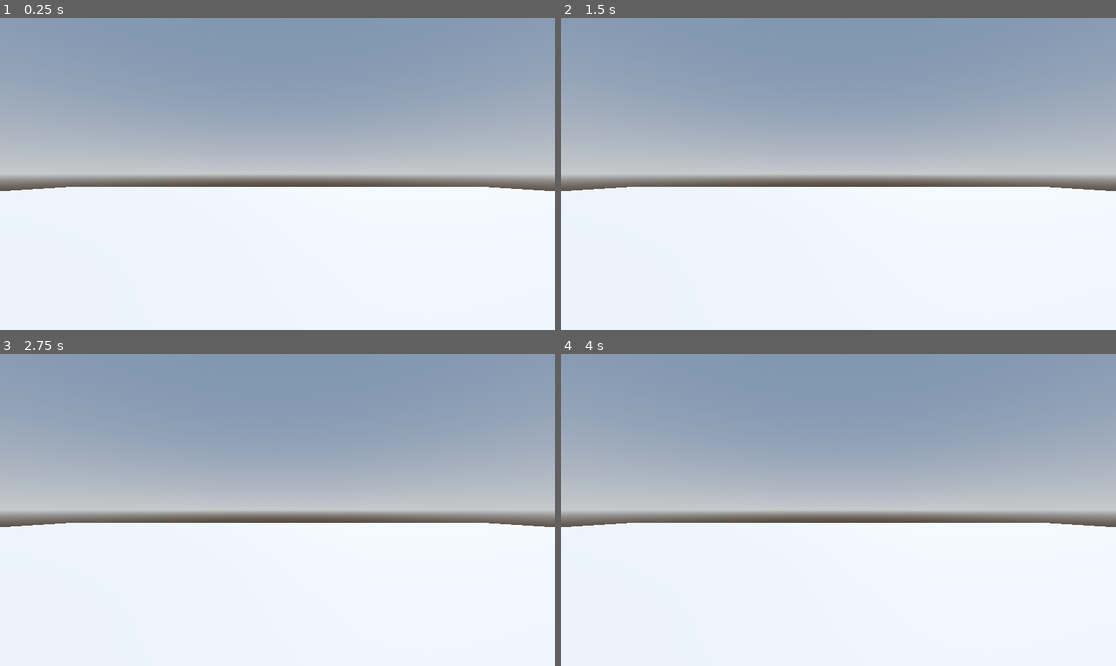
Above: before the commit, frames 1-4 (two rows, left to right).
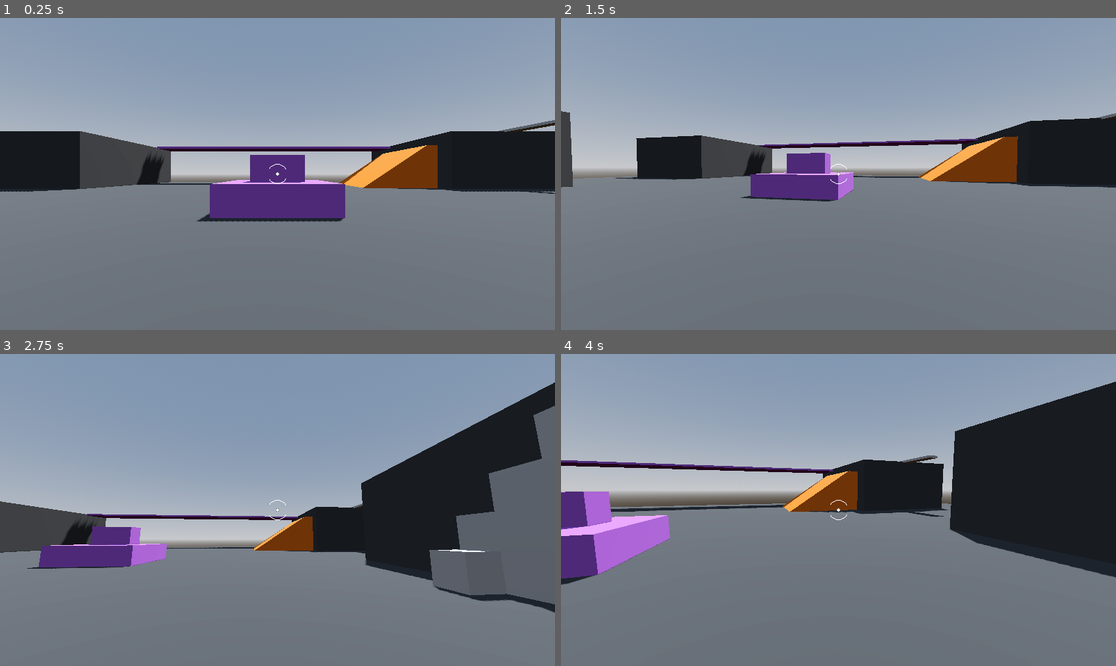
Above: after the commit, the same moments.

Repository: brianlove/Udemy-Godot-Robo-Rampage
Game: Godot game, scene res://Levels/Sandbox.tscn
The game is run twice, just before and just after one commit, with the same random seed, the same clock (stepped at 60 frames per second) and the same inputs.
Inputs (mouse positions are in pixels of both pictures, inside the frame that each line leads up to):
- Up to frame 1 (0.25 s): no input
- Up to frame 2 (1.5 s): tap Enter at 0.5 s; move the mouse to (960, 158) at 0.52 s; hold D (move_right, bound only after the commit) 0.53-1.28 s; tap Space (jump, bound only after the commit) at 0.6, 0.77, 1.07, 1.35 s; move the mouse to (727, 189) at 1.27 s; hold S (move_back, bound only after the commit) from 1.28 s (still down)
- Up to frame 3 (2.75 s): tap Space (jump, bound only after the commit) at 1.52, 1.82, 2.1 s; move the mouse to (333, 441) at 2.02 s; release S (move_back, bound only after the commit) at 2.03 s; hold D (move_right, bound only after the commit) from 2.03 s (still down)
- Up to frame 4 (4 s): move the mouse to (810, 572) at 2.77 s; release D (move_right, bound only after the commit) at 2.78 s; hold W (move_forward, bound only after the commit) 2.78-3.53 s; tap Space (jump, bound only after the commit) at 2.85, 3.02, 3.32, 3.6, 3.77 s; move the mouse to (1005, 556) at 3.52 s; hold A (move_left, bound only after the commit) from 3.53 s (still down)

The runs differ from the first frame. In frame 1, 59% of the frame differs, in the area x 0-100%, y 32-100%; in frame 2, 59%; in frame 3, 60%; in frame 4, 66%, in the area x 0-100%, y 8-100%.

Commit message:
Add movement, looking, and basic sandbox
Add first-person movement, looking, and jumping.  Add a reticle to the
player's view.  Add basic obstacles in the sandbox for demonstration.

Lessons 68-73

Diff:
--- /dev/null
+++ b/Levels/Materials/GrayMaterial.tres
@@ -0,0 +1,4 @@
+[gd_resource type="StandardMaterial3D" format=3 uid="uid://epwrbmpeiffu"]
+
+[resource]
+albedo_color = Color(0.196078, 0.196078, 0.196078, 1)
--- /dev/null
+++ b/Levels/Materials/OrangeMaterial.tres
@@ -0,0 +1,4 @@
+[gd_resource type="StandardMaterial3D" format=3 uid="uid://c1j1u8hp7a6kl"]
+
+[resource]
+albedo_color = Color(0.741176, 0.360784, 0.0117647, 1)
--- /dev/null
+++ b/Levels/Materials/PurpleMaterial.tres
@@ -0,0 +1,4 @@
+[gd_resource type="StandardMaterial3D" format=3 uid="uid://c538um3yy31ms"]
+
+[resource]
+albedo_color = Color(0.545098, 0.301961, 0.698039, 1)
--- a/Levels/Sandbox.tscn
+++ b/Levels/Sandbox.tscn
@@ -1,4 +1,9 @@
-[gd_scene load_steps=4 format=3 uid="uid://cvqyu0ob5s6h5"]
+[gd_scene load_steps=8 format=3 uid="uid://cvqyu0ob5s6h5"]
+
+[ext_resource type="PackedScene" uid="uid://cpyhpqavnaiij" path="res://Player/Player.tscn" id="1_7vbjx"]
+[ext_resource type="Material" uid="uid://epwrbmpeiffu" path="res://Levels/Materials/GrayMaterial.tres" id="1_yodl7"]
+[ext_resource type="Material" uid="uid://c538um3yy31ms" path="res://Levels/Materials/PurpleMaterial.tres" id="3_a4brh"]
+[ext_resource type="Material" uid="uid://c1j1u8hp7a6kl" path="res://Levels/Materials/OrangeMaterial.tres" id="4_qe54k"]
 
 [sub_resource type="ProceduralSkyMaterial" id="ProceduralSkyMaterial_vlrs4"]
 sky_horizon_color = Color(0.64625, 0.65575, 0.67075, 1)
@@ -24,8 +29,169 @@
 
 [node name="Floor" type="CSGBox3D" parent="."]
 transform = Transform3D(1, 0, 0, 0, 1, 0, 0, 0, 1, 0, -0.5, 0)
+material_override = ExtResource("1_yodl7")
 use_collision = true
 size = Vector3(64, 1, 64)
 
-[node name="Camera3D" type="Camera3D" parent="."]
-transform = Transform3D(1, 0, 0, 0, 1, 0, 0, 0, 1, 0, 2, 0)
+[node name="Player" parent="." instance=ExtResource("1_7vbjx")]
+transform = Transform3D(1, 0, 0, 0, 1, 0, 0, 0, 1, 0, 1, 0)
+
+[node name="LevelObjects" type="Node3D" parent="."]
+
+[node name="Platform" type="CSGBox3D" parent="LevelObjects"]
+transform = Transform3D(1, 0, 0, 0, 1, 0, 0, 0, 1, 0, 0.5, -8)
+material_override = ExtResource("3_a4brh")
+use_collision = true
+size = Vector3(4, 1, 4)
+
+[node name="CSGBox3D" type="CSGBox3D" parent="LevelObjects/Platform"]
+transform = Transform3D(1, 0, 0, 0, 1, 0, 0, 0, 1, 0, 1, 0)
+size = Vector3(2, 1, 1)
+
+[node name="Building" type="CSGBox3D" parent="LevelObjects"]
+transform = Transform3D(1, 0, 0, 0, 1, 0, 0, 0, 1, 20, 2.5, -25)
+use_collision = true
+size = Vector3(10, 5, 15)
+material = ExtResource("1_yodl7")
+
+[node name="Building2" type="CSGBox3D" parent="LevelObjects"]
+transform = Transform3D(1, 0, 0, 0, 1, 0, 0, 0, 1, 20, 2.5, 0)
+use_collision = true
+size = Vector3(10, 5, 15)
+material = ExtResource("1_yodl7")
+
+[node name="Building3" type="CSGBox3D" parent="LevelObjects"]
+transform = Transform3D(1, 0, 0, 0, 1, 0, 0, 0, 1, 20, 2.5, 21.7843)
+use_collision = true
+size = Vector3(10, 5, 15)
+material = ExtResource("1_yodl7")
+
+[node name="Building4" type="CSGBox3D" parent="LevelObjects"]
+transform = Transform3D(1, 0, 0, 0, 1, 0, 0, 0, 1, -22, 2.5, -25)
+use_collision = true
+size = Vector3(10, 5, 15)
+material = ExtResource("1_yodl7")
+
+[node name="Building5" type="CSGBox3D" parent="LevelObjects"]
+transform = Transform3D(1, 0, 0, 0, 1, 0, 0, 0, 1, -22, 2.5, 0)
+use_collision = true
+size = Vector3(10, 5, 15)
+material = ExtResource("1_yodl7")
+
+[node name="Building6" type="CSGBox3D" parent="LevelObjects"]
+transform = Transform3D(1, 0, 0, 0, 1, 0, 0, 0, 1, -22, 2.5, 21.7843)
+use_collision = true
+size = Vector3(10, 5, 15)
+material = ExtResource("1_yodl7")
+
+[node name="Stairs" type="Node3D" parent="LevelObjects"]
+transform = Transform3D(1, 0, 0, 0, 1, 0, 0, 0, 1, 6.5, 0, 0)
+
+[node name="CSGBox3D" type="CSGBox3D" parent="LevelObjects/Stairs"]
+transform = Transform3D(1, 0, 0, 0, 1, 0, 0, 0, 1, 7, 0.5, 0)
+use_collision = true
+
+[node name="CSGBox3D2" type="CSGBox3D" parent="LevelObjects/Stairs"]
+transform = Transform3D(1, 0, 0, 0, 1, 0, 0, 0, 1, 8, 1, 0)
+use_collision = true
+size = Vector3(1, 2, 1)
+
+[node name="CSGBox3D3" type="CSGBox3D" parent="LevelObjects/Stairs"]
+transform = Transform3D(1, 0, 0, 0, 1, 0, 0, 0, 1, 8, 1.5, 1)
+use_collision = true
+size = Vector3(1, 3, 1)
+
+[node name="CSGBox3D4" type="CSGBox3D" parent="LevelObjects/Stairs"]
+transform = Transform3D(1, 0, 0, 0, 1, 0, 0, 0, 1, 8, 2, 2)
+use_collision = true
+size = Vector3(1, 4, 1)
+
+[node name="CSGBox3D" type="CSGBox3D" parent="LevelObjects"]
+transform = Transform3D(1, 0, 0, 0, 1, 0, 0, 0, 1, 22, 5, 10)
+use_collision = true
+size = Vector3(1, 0.2, 2)
+
+[node name="CSGBox3D2" type="CSGBox3D" parent="LevelObjects"]
+transform = Transform3D(1, 0, 0, 0, 1, 0, 0, 0, 1, 20, 5, 12)
+use_collision = true
+size = Vector3(1, 0.2, 2)
+
+[node name="CSGBox3D3" type="CSGBox3D" parent="LevelObjects"]
+transform = Transform3D(1, 0, 0, 0, 1, 0, 0, 0, 1, 20, 5, -9)
+use_collision = true
+size = Vector3(1, 0.2, 4)
+
+[node name="CSGBox3D4" type="CSGBox3D" parent="LevelObjects"]
+transform = Transform3D(1, 0, 0, 0, 1, 0, 0, 0, 1, 20, 5, -16)
+use_collision = true
+size = Vector3(1, 0.2, 4)
+
+[node name="Slope" type="CSGPolygon3D" parent="LevelObjects"]
+transform = Transform3D(1, 0, 0, 0, 1, 0, 0, 0, 1, 8, 0, -19)
+use_collision = true
+polygon = PackedVector2Array(0, 0, 6, 0, 6, 4)
+depth = 8.0
+material = ExtResource("4_qe54k")
+
+[node name="CSGBox3D5" type="CSGBox3D" parent="LevelObjects"]
+transform = Transform3D(1, 0, 0, 0, 1, 0, 0, 0, 1, 14.5, 2, -23)
+material_override = ExtResource("4_qe54k")
+use_collision = true
+size = Vector3(1, 4, 8)
+
+[node name="CSGBox3D6" type="CSGBox3D" parent="LevelObjects"]
+transform = Transform3D(1, 0, 0, 0, 1, 0, 0, 0, 1, 8, 4.8, -29)
+use_collision = true
+size = Vector3(16, 0.2, 4)
+material = ExtResource("3_a4brh")
+
+[node name="CSGBox3D7" type="CSGBox3D" parent="LevelObjects"]
+transform = Transform3D(1, 0, 0, 0, 1, 0, 0, 0, 1, -8, 4.8, -29)
+use_collision = true
+size = Vector3(16, 0.2, 4)
+material = ExtResource("3_a4brh")
+
+[node name="CSGCylinder3D" type="CSGCylinder3D" parent="LevelObjects"]
+transform = Transform3D(1, 0, 0, 0, 1, 0, 0, 0, 1, -2, 1, 21)
+use_collision = true
+radius = 6.0
+sides = 16
+material = ExtResource("4_qe54k")
+
+[node name="CSGCylinder3D2" type="CSGCylinder3D" parent="LevelObjects"]
+transform = Transform3D(1, 0, 0, 0, 1, 0, 0, 0, 1, -9, 1.5, 17)
+use_collision = true
+radius = 4.0
+height = 3.0
+sides = 16
+material = ExtResource("4_qe54k")
+
+[node name="CSGCylinder3D3" type="CSGCylinder3D" parent="LevelObjects"]
+transform = Transform3D(1, 0, 0, 0, 1, 0, 0, 0, 1, -13, 2, 20)
+use_collision = true
+radius = 2.0
+height = 4.0
+sides = 16
+material = ExtResource("4_qe54k")
+
+[node name="CSGCylinder3D4" type="CSGCylinder3D" parent="LevelObjects"]
+transform = Transform3D(1, 0, 0, 0, 1, 0, 0, 0, 1, -13, 2.5, 23)
+use_collision = true
+radius = 2.0
+height = 5.0
+sides = 16
+material = ExtResource("4_qe54k")
+
+[node name="CSGCylinder3D5" type="CSGCylinder3D" parent="LevelObjects"]
+transform = Transform3D(1, 0, 0, 0, 1, 0, 0, 0, 1, -13, 3, 26)
+use_collision = true
+radius = 1.5
+height = 6.0
+sides = 16
+material = ExtResource("4_qe54k")
+
+[node name="CSGBox3D8" type="CSGBox3D" parent="LevelObjects"]
+transform = Transform3D(1, 0, 0, 0, 1, 0, 0, 0, 1, -2, 0.5, 14)
+use_collision = true
+size = Vector3(4, 1, 4)
+material = ExtResource("4_qe54k")
--- /dev/null
+++ b/Player/Crosshair.gd
@@ -0,0 +1,12 @@
+@tool
+extends Control
+
+func _draw() -> void:
+	draw_circle(Vector2.ZERO, 4, Color.DIM_GRAY)
+	draw_circle(Vector2.ZERO, 3, Color.WHITE)
+	draw_arc(Vector2.ZERO, 20, PI / 6, 5 * PI / 6, 64, Color.WHITE)
+	draw_arc(Vector2.ZERO, 20, -PI / 6, -5 * PI / 6, 64, Color.WHITE)
+	#draw_line(Vector2(16, 0), Vector2(24, 0), Color.WHITE)
+	#draw_line(Vector2(-16, 0), Vector2(-24, 0), Color.WHITE)
+	#draw_line(Vector2(0, 16), Vector2(0, 24), Color.WHITE)
+	#draw_line(Vector2(0, -16), Vector2(0, -24), Color.WHITE)
--- /dev/null
+++ b/Player/Player.gd
@@ -0,0 +1,61 @@
+extends CharacterBody3D
+
+
+const MOUSE_SENSITIVITY = 0.001
+const SPEED = 5.0
+const JUMP_VELOCITY = 4.5
+
+@export var fall_multiplier: float = 2.5
+@export var jump_height: float = 1.0
+
+# Get the gravity from the project settings to be synced with RigidBody nodes.
+var gravity: float = ProjectSettings.get_setting("physics/3d/default_gravity")
+var mouse_motion := Vector2.ZERO
+
+@onready var camera_pivot: Node3D = $CameraPivot
+
+
+func _ready() -> void:
+	Input.mouse_mode = Input.MOUSE_MODE_CAPTURED
+
+
+func _physics_process(delta: float) -> void:
+	handle_camera_rotation()
+
+	# Add the gravity.
+	if not is_on_floor():
+		if velocity.y >= 0:
+			velocity.y -= gravity * delta
+		else:
+			velocity.y -= gravity * delta * fall_multiplier
+
+	# Handle jump.
+	if Input.is_action_just_pressed("jump") and is_on_floor():
+		#velocity.y = JUMP_VELOCITY
+		velocity.y = sqrt(jump_height * 2 * gravity)
+
+	# Get the input direction and handle the movement/deceleration.
+	# As good practice, you should replace UI actions with custom gameplay actions.
+	var input_dir := Input.get_vector("move_left", "move_right", "move_forward", "move_back")
+	var direction := (transform.basis * Vector3(input_dir.x, 0, input_dir.y)).normalized()
+	if direction:
+		velocity.x = direction.x * SPEED
+		velocity.z = direction.z * SPEED
+	else:
+		velocity.x = move_toward(velocity.x, 0, SPEED)
+		velocity.z = move_toward(velocity.z, 0, SPEED)
+	move_and_slide()
+
+
+func _input(event: InputEvent) -> void:
+	if event is InputEventMouseMotion and Input.mouse_mode == Input.MOUSE_MODE_CAPTURED:
+		mouse_motion = -event.relative * MOUSE_SENSITIVITY
+	if event.is_action_pressed("ui_cancel"):
+		Input.mouse_mode = Input.MOUSE_MODE_VISIBLE
+
+
+func handle_camera_rotation() -> void:
+	rotate_y(mouse_motion.x)
+	camera_pivot.rotate_x(mouse_motion.y)
+	camera_pivot.rotation_degrees.x = clampf(camera_pivot.rotation_degrees.x, -90.0, 90.0)
+	mouse_motion = Vector2.ZERO
--- /dev/null
+++ b/Player/Player.tscn
@@ -0,0 +1,36 @@
+[gd_scene load_steps=6 format=3 uid="uid://cpyhpqavnaiij"]
+
+[ext_resource type="Script" path="res://Player/Player.gd" id="1_lvfcj"]
+[ext_resource type="Script" path="res://Player/SmoothCamera.gd" id="2_qj2di"]
+[ext_resource type="Script" path="res://Player/Crosshair.gd" id="3_6au6t"]
+
+[sub_resource type="CapsuleMesh" id="CapsuleMesh_vv1tm"]
+
+[sub_resource type="CapsuleShape3D" id="CapsuleShape3D_yj00q"]
+
+[node name="Player" type="CharacterBody3D"]
+script = ExtResource("1_lvfcj")
+
+[node name="MeshInstance3D" type="MeshInstance3D" parent="."]
+mesh = SubResource("CapsuleMesh_vv1tm")
+
+[node name="CollisionShape3D" type="CollisionShape3D" parent="."]
+shape = SubResource("CapsuleShape3D_yj00q")
+
+[node name="CameraPivot" type="Node3D" parent="."]
+transform = Transform3D(1, 0, 0, 0, 1, 0, 0, 0, 1, 0, 0.3, 0)
+
+[node name="SmoothCamera" type="Camera3D" parent="CameraPivot"]
+top_level = true
+script = ExtResource("2_qj2di")
+
+[node name="CenterContainer" type="CenterContainer" parent="."]
+anchors_preset = 15
+anchor_right = 1.0
+anchor_bottom = 1.0
+grow_horizontal = 2
+grow_vertical = 2
+
+[node name="Crosshair" type="Control" parent="CenterContainer"]
+layout_mode = 2
+script = ExtResource("3_6au6t")
--- /dev/null
+++ b/Player/SmoothCamera.gd
@@ -0,0 +1,12 @@
+extends Camera3D
+
+@export var speed: float = 44.0
+
+func _physics_process(delta: float) -> void:
+	var weight = clamp(delta * speed, 0.0, 1.0)
+
+	global_transform = global_transform.interpolate_with(
+		get_parent().global_transform, weight
+	)
+
+	global_position = get_parent().global_position
--- a/project.godot
+++ b/project.godot
@@ -14,3 +14,35 @@
 run/main_scene="res://Levels/Sandbox.tscn"
 config/features=PackedStringArray("4.2", "Forward Plus")
 config/icon="res://icon.svg"
+
+[input]
+
+move_forward={
+"deadzone": 0.5,
+"events": [Object(InputEventKey,"resource_local_to_scene":false,"resource_name":"","device":-1,"window_id":0,"alt_pressed":false,"shift_pressed":false,"ctrl_pressed":false,"meta_pressed":false,"pressed":false,"keycode":0,"physical_keycode":87,"key_label":0,"unicode":119,"echo":false,"script":null)
+, Object(InputEventKey,"resource_local_to_scene":false,"resource_name":"","device":-1,"window_id":0,"alt_pressed":false,"shift_pressed":false,"ctrl_pressed":false,"meta_pressed":false,"pressed":false,"keycode":0,"physical_keycode":4194320,"key_label":0,"unicode":0,"echo":false,"script":null)
+]
+}
+move_left={
+"deadzone": 0.5,
+"events": [Object(InputEventKey,"resource_local_to_scene":false,"resource_name":"","device":-1,"window_id":0,"alt_pressed":false,"shift_pressed":false,"ctrl_pressed":false,"meta_pressed":false,"pressed":false,"keycode":0,"physical_keycode":65,"key_label":0,"unicode":97,"echo":false,"script":null)
+, Object(InputEventKey,"resource_local_to_scene":false,"resource_name":"","device":-1,"window_id":0,"alt_pressed":false,"shift_pressed":false,"ctrl_pressed":false,"meta_pressed":false,"pressed":false,"keycode":0,"physical_keycode":4194319,"key_label":0,"unicode":0,"echo":false,"script":null)
+]
+}
+move_back={
+"deadzone": 0.5,
+"events": [Object(InputEventKey,"resource_local_to_scene":false,"resource_name":"","device":-1,"window_id":0,"alt_pressed":false,"shift_pressed":false,"ctrl_pressed":false,"meta_pressed":false,"pressed":false,"keycode":0,"physical_keycode":83,"key_label":0,"unicode":115,"echo":false,"script":null)
+, Object(InputEventKey,"resource_local_to_scene":false,"resource_name":"","device":-1,"window_id":0,"alt_pressed":false,"shift_pressed":false,"ctrl_pressed":false,"meta_pressed":false,"pressed":false,"keycode":0,"physical_keycode":4194322,"key_label":0,"unicode":0,"echo":false,"script":null)
+]
+}
+move_right={
+"deadzone": 0.5,
+"events": [Object(InputEventKey,"resource_local_to_scene":false,"resource_name":"","device":-1,"window_id":0,"alt_pressed":false,"shift_pressed":false,"ctrl_pressed":false,"meta_pressed":false,"pressed":false,"keycode":0,"physical_keycode":68,"key_label":0,"unicode":100,"echo":false,"script":null)
+, Object(InputEventKey,"resource_local_to_scene":false,"resource_name":"","device":-1,"window_id":0,"alt_pressed":false,"shift_pressed":false,"ctrl_pressed":false,"meta_pressed":false,"pressed":false,"keycode":0,"physical_keycode":4194321,"key_label":0,"unicode":0,"echo":false,"script":null)
+]
+}
+jump={
+"deadzone": 0.5,
+"events": [Object(InputEventKey,"resource_local_to_scene":false,"resource_name":"","device":-1,"window_id":0,"alt_pressed":false,"shift_pressed":false,"ctrl_pressed":false,"meta_pressed":false,"pressed":false,"keycode":0,"physical_keycode":32,"key_label":0,"unicode":32,"echo":false,"script":null)
+]
+}
